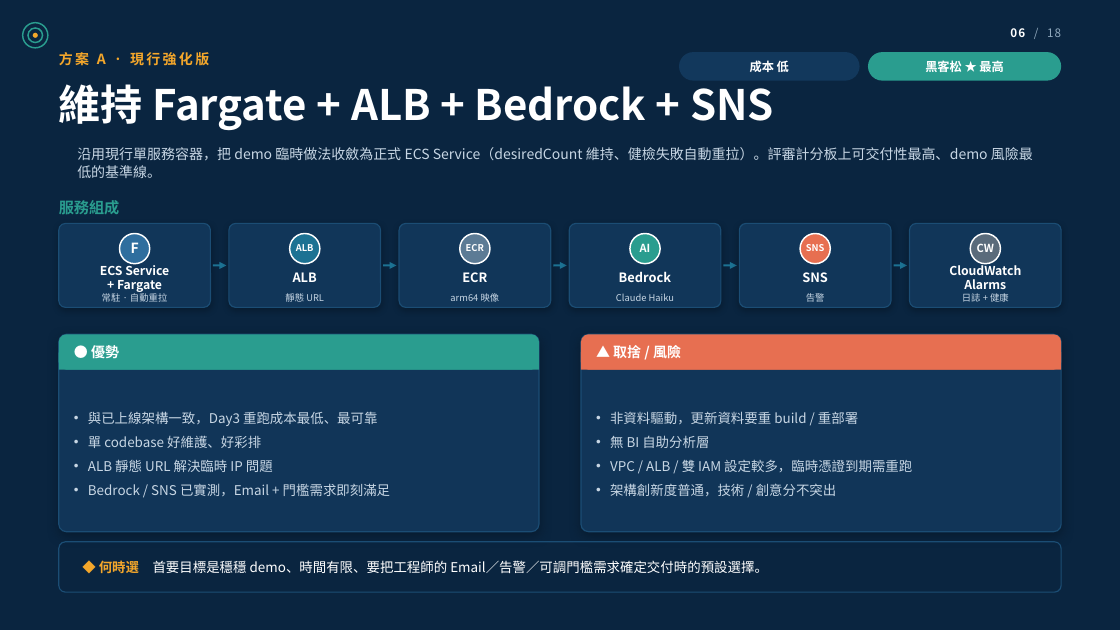
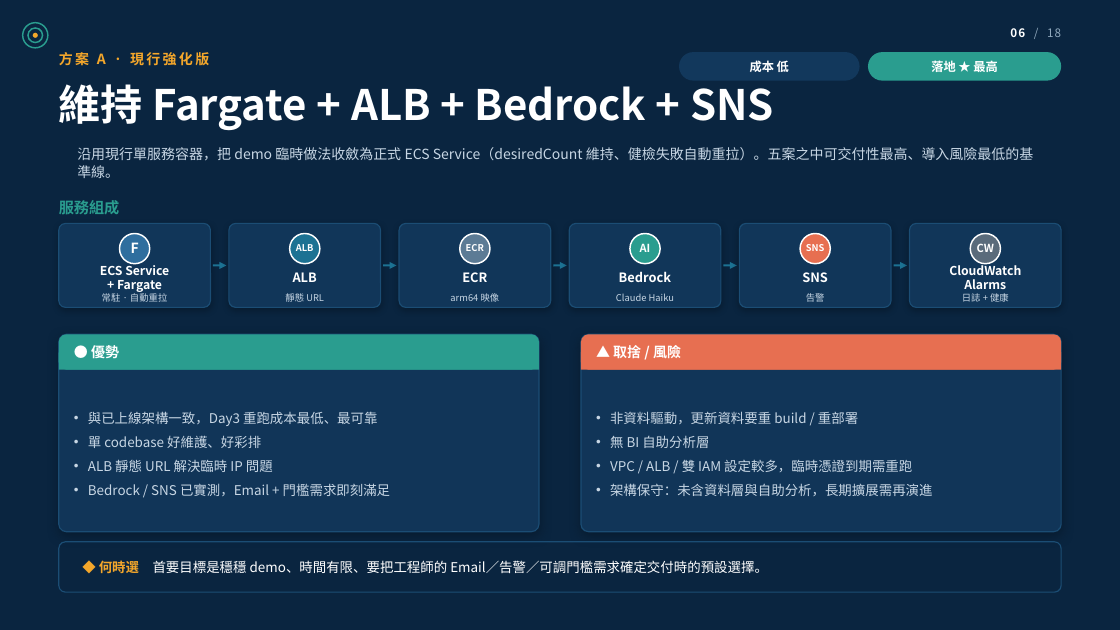
Before and after one commit to wsx5031060310guy/fleetmind-yang-ming-hackathon, a slide deck: slide 6 of apps/api/src/main/resources/static/deck/fleetmind-aws-architecture.pptx. Drawn at 1120x630 pixels with LibreOffice and Linux fonts; fonts in the diff are those of the drawing; background and template pictures are left out. Boxes give left, top, right and bottom in pixels: in the first picture for what was removed or moved away, otherwise in the second. Text is boxed around its words. In the diff, an @@ line names an element or a change of style, - is before the commit and + after.

```diff
--- a/apps/api/src/main/resources/static/deck/fleetmind-aws-architecture.pptx
+++ b/apps/api/src/main/resources/static/deck/fleetmind-aws-architecture.pptx
@@ text at <box>931,58,997,75</box>: text changed @@
-黑客松 ★ 最高
+落地 ★ 最高
@@ text at <box>77,147,1034,178</box>: text changed @@
-沿用現行單服務容器，把 demo 臨時做法收斂為正式 ECS Service（desiredCount 維持、健檢失敗自動重拉）。評審計分板上可交付性最高、demo 風險最低的基準線。
+沿用現行單服務容器，把 demo 臨時做法收斂為正式 ECS Service（desiredCount 維持、健檢失敗自動重拉）。五案之中可交付性最高、導入風險最低的基準線。
@@ text at <box>610,483,933,496</box>: text changed @@
-• 架構創新度普通，技術 / 創意分不突出
+• 架構保守：未含資料層與自助分析，長期擴展需再演進
```
Also in this commit, not shown: 7 other slides changed, 33 other files.
